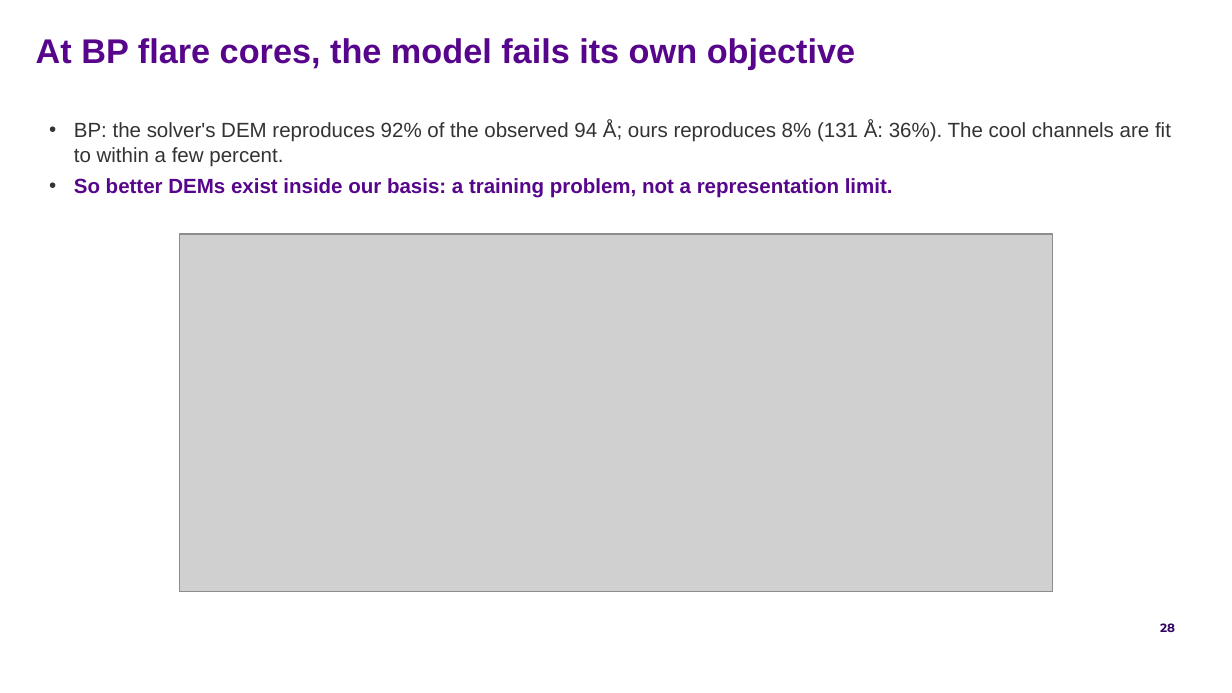
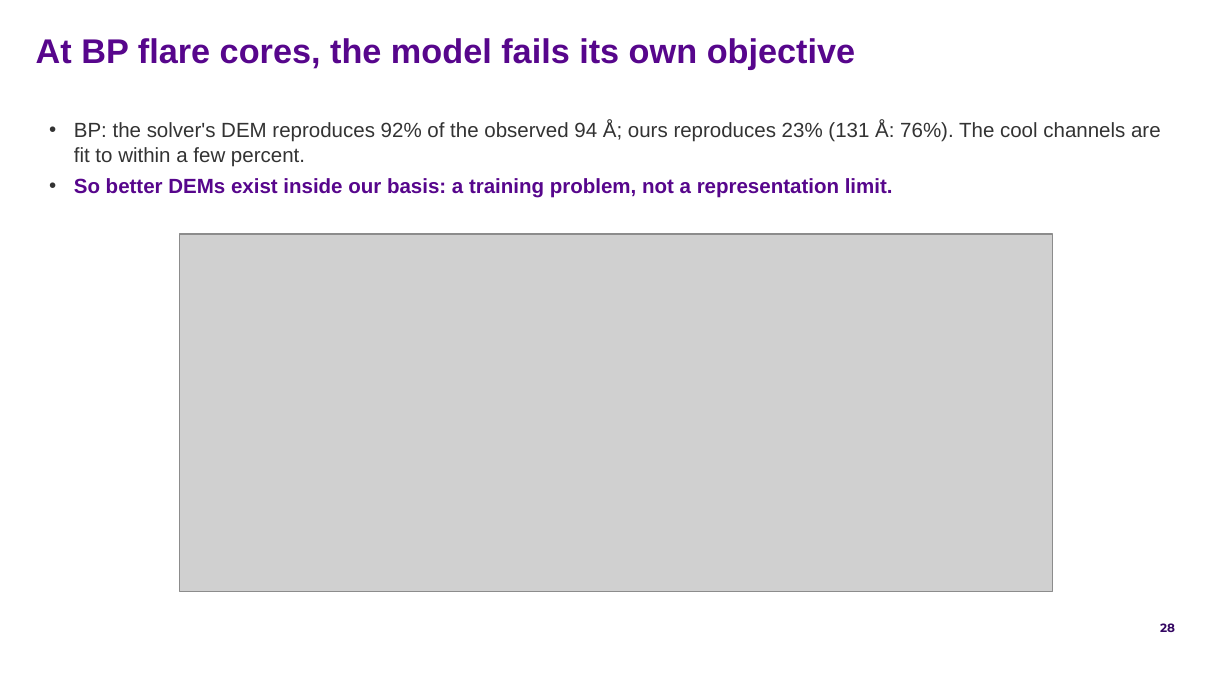
Before and after one commit to FruitPnchSamuraiG/solar-dem-inversion, a slide deck: slide 28 of slides/DEM_deck_v2.pptx. Drawn at 1232x693 pixels with LibreOffice and Linux fonts; fonts in the diff are those of the drawing; grey boxes stand for pictures; background and template pictures are left out. Boxes give left, top, right and bottom in pixels: in the first picture for what was removed or moved away, otherwise in the second. Text is boxed around its words. In the diff, an @@ line names an element or a change of style, - is before the commit and + after.

```diff
--- a/slides/DEM_deck_v2.pptx
+++ b/slides/DEM_deck_v2.pptx
@@ text at (x1=74, y1=121, x2=1161, y2=167): text changed @@
-• BP: the solver's DEM reproduces 92% of the observed 94 Å; ours reproduces 8% (131 Å: 36%). The cool channels are fit to within a few percent.
+• BP: the solver's DEM reproduces 92% of the observed 94 Å; ours reproduces 23% (131 Å: 76%). The cool channels are fit to within a few percent.
```
Also in this commit, not shown: 12 other slides changed, 12 other files.
